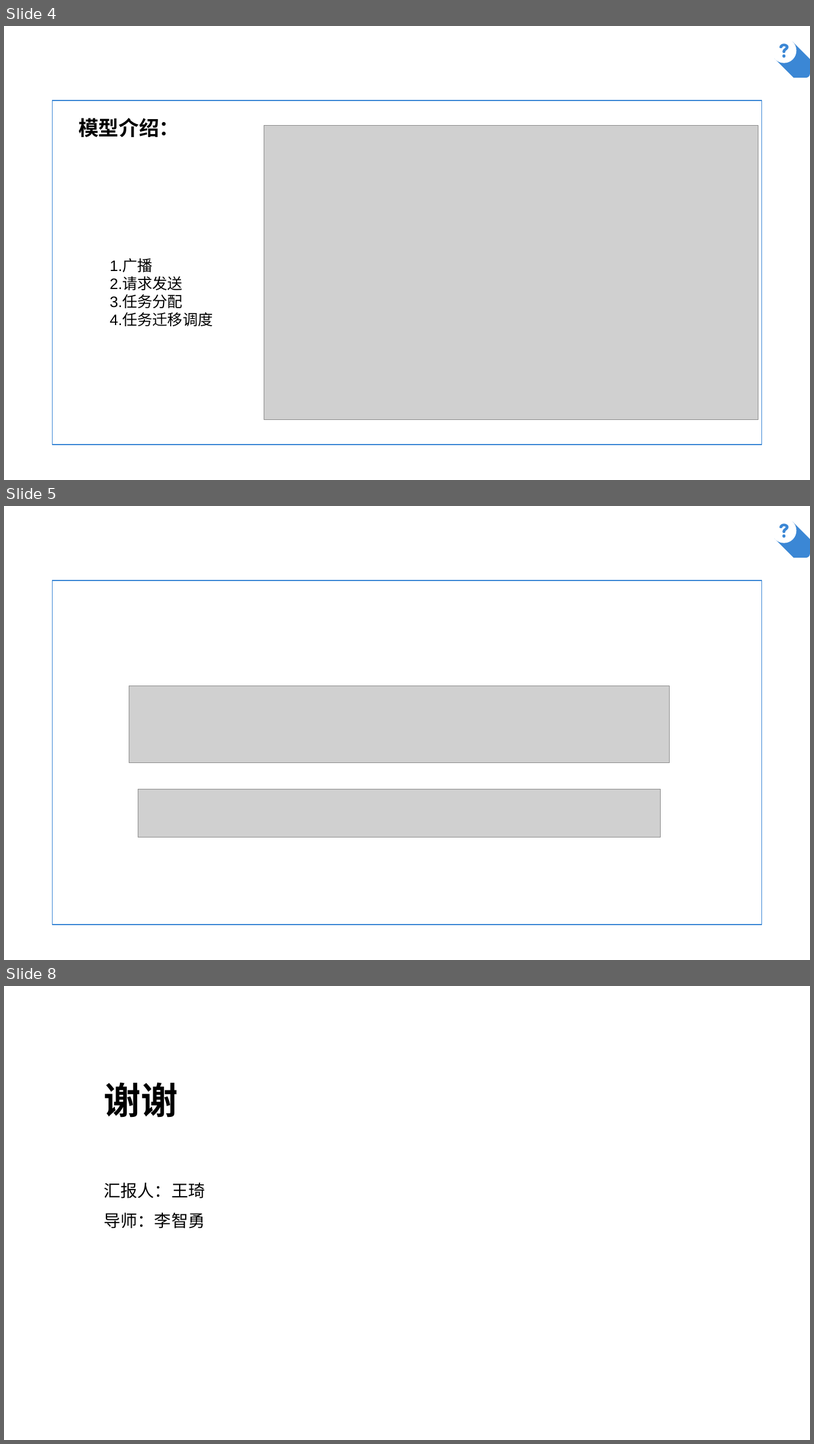
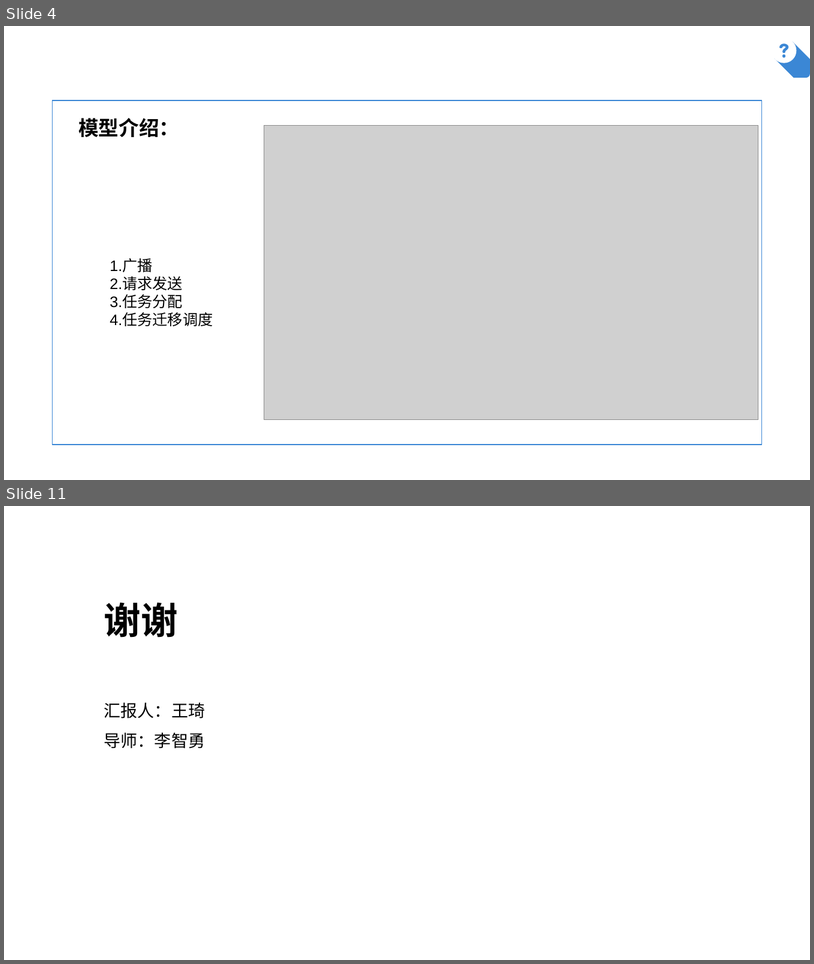
Before and after one commit to AlfredChiang/Mobile-Edge-Computing, a slide deck: Folo Latency andQuality Optimized Task Allocation in Vehicular Fog Computing/2018-11-20.pptx. Shown one above the other, each under a label of ours: slides 4, 5 and 8 before the commit, slides 4 and 11 after it; the slides between them are not shown. The pictures are 814x1444 and 814x964 pixels, drawn with LibreOffice and Linux fonts; fonts in the diff are those of the drawing; grey boxes stand for pictures; background and template pictures are left out. Boxes give left, top, right and bottom in pixels: in the first picture for what was removed or moved away, otherwise in the second. Text is boxed around its words. In the diff, an @@ line names an element or a change of style, - is before the commit and + after.

```diff
--- a/Folo Latency andQuality Optimized Task Allocation in Vehicular Fog Computing/2018-11-20.pptx
+++ b/Folo Latency andQuality Optimized Task Allocation in Vehicular Fog Computing/2018-11-20.pptx
@@ slide 5 removed at (4, 506, 810, 960), background picture (left out) @@
@@ line removed from (755, 555) to (755, 513) @@
@@ freeform shape removed at (772, 518, 797, 543) @@
@@ freeform shape removed at (776, 522, 810, 558) @@
@@ parallelogram removed at (53, 580, 762, 925) @@
@@ picture removed at (129, 685, 670, 762) @@
@@ picture removed at (138, 789, 660, 837) @@
@@ what was slide 8 is now slide 11 @@
```
Also in this commit, not shown: 3 slides changed, 4 slides added.
